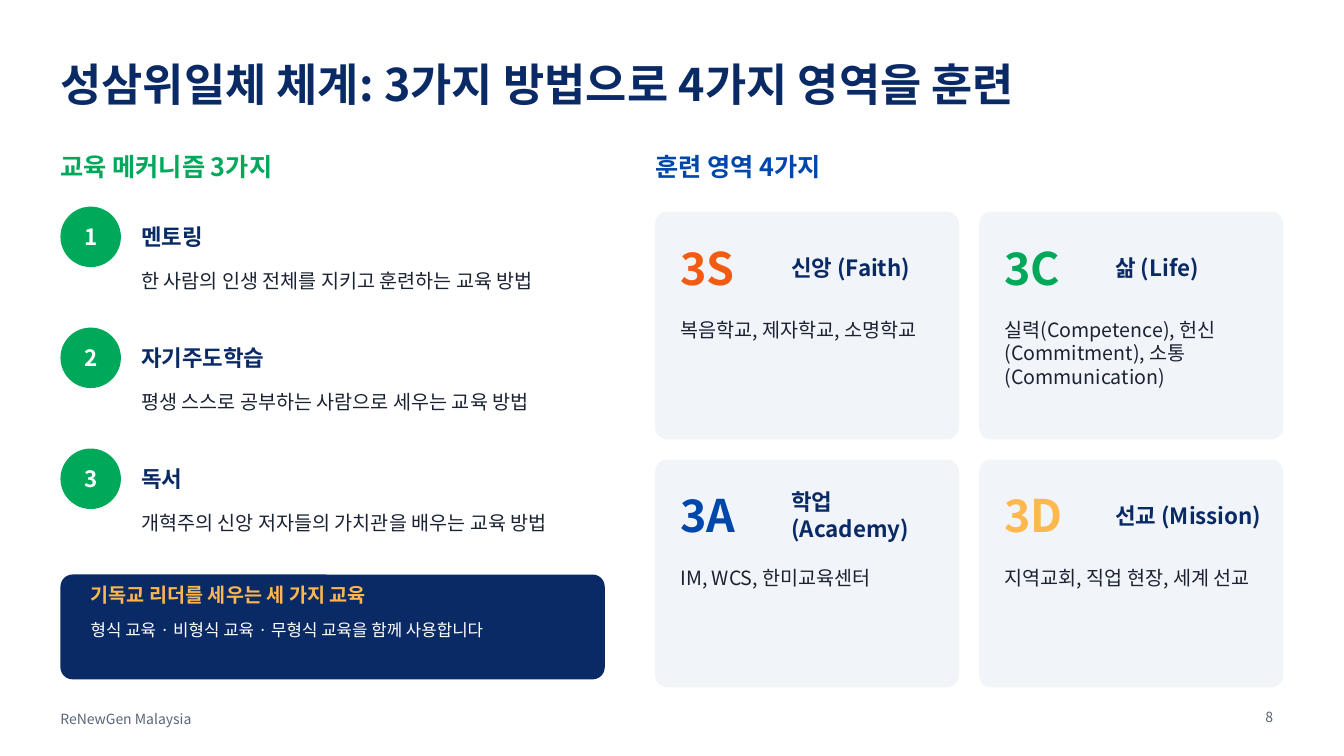
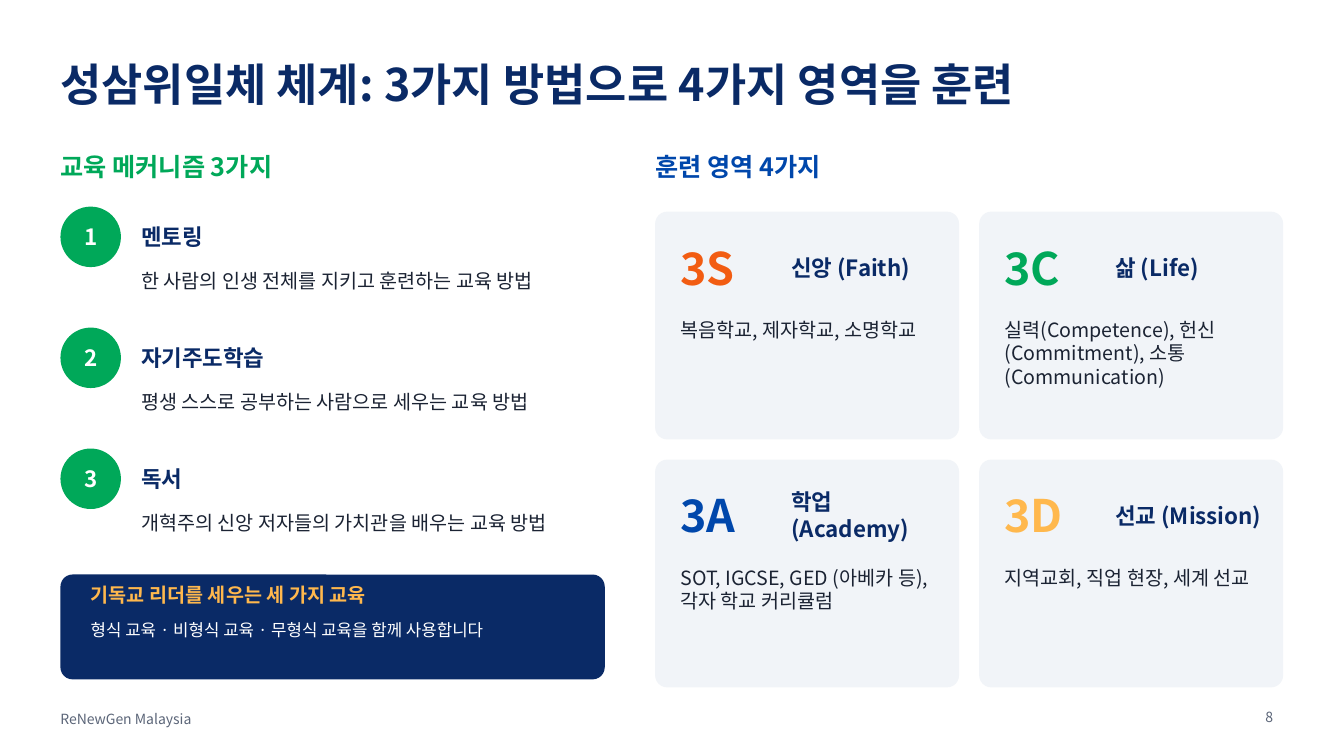
Before and after one commit to ChampionJohan/Johan, a slide deck: slide 8 of renewgen-malaysia/ReNewGen_Malaysia_KO.pptx. Drawn at 1344x756 pixels with LibreOffice and Linux fonts; fonts in the diff are those of the drawing. Boxes give left, top, right and bottom in pixels: in the first picture for what was removed or moved away, otherwise in the second. Text is boxed around its words. In the diff, an @@ line names an element or a change of style, - is before the commit and + after.

```diff
--- a/renewgen-malaysia/ReNewGen_Malaysia_KO.pptx
+++ b/renewgen-malaysia/ReNewGen_Malaysia_KO.pptx
@@ text at box(680, 568, 928, 610): text changed @@
-IM, WCS, 한미교육센터
+SOT, IGCSE, GED (아베카 등), 각자 학교 커리큘럼
```
Also in this commit, not shown: 4 other slides changed, 9 other files.
